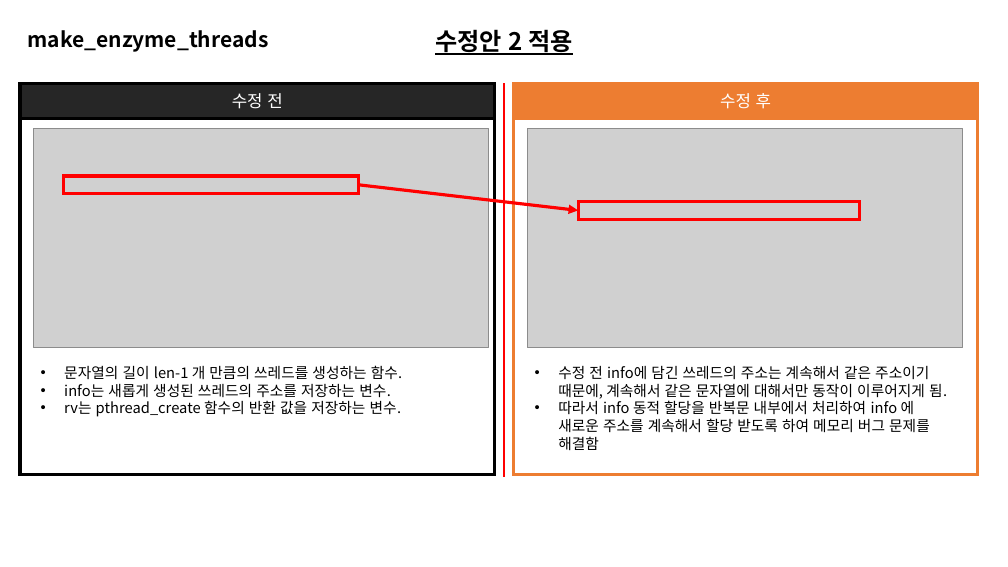
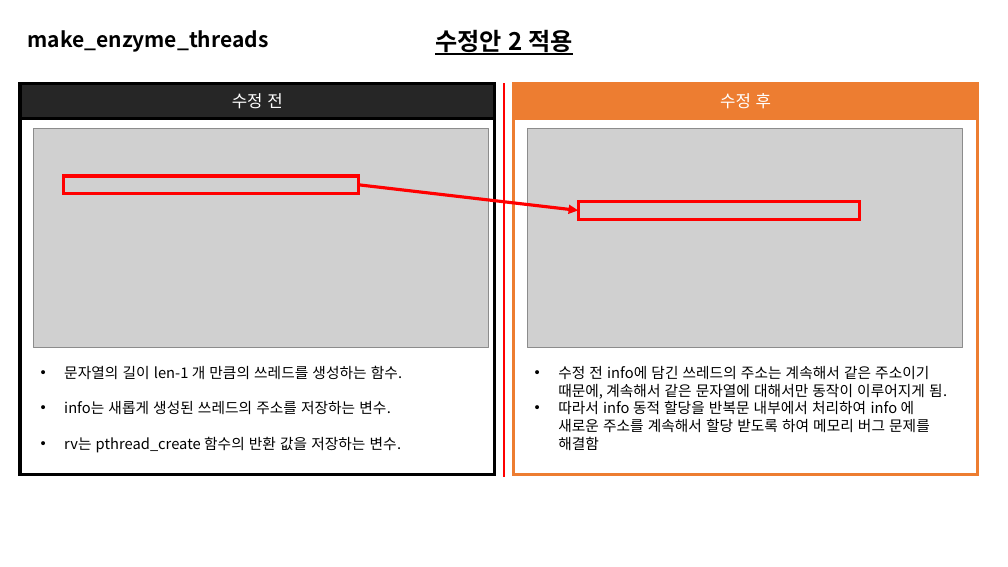
Before and after one commit to dudghks97/OS, a slide deck: slide 11 of 2016305078_최영환_os_report_02.pptx. Drawn at 1008x567 pixels with LibreOffice and Linux fonts; fonts in the diff are those of the drawing; grey boxes stand for pictures. Boxes give left, top, right and bottom in pixels: in the first picture for what was removed or moved away, otherwise in the second. Text is boxed around its words. In the diff, an @@ line names an element or a change of style, - is before the commit and + after.

```diff
--- a/2016305078_최영환_os_report_02.pptx
+++ b/2016305078_최영환_os_report_02.pptx
@@ text "문자열의 길이 len-1 개 만큼의 ..." rewrapped from bbox=[64, 365, 402, 417] to bbox=[64, 365, 402, 453] @@
```
Also in this commit, not shown: 6 other slides changed.
